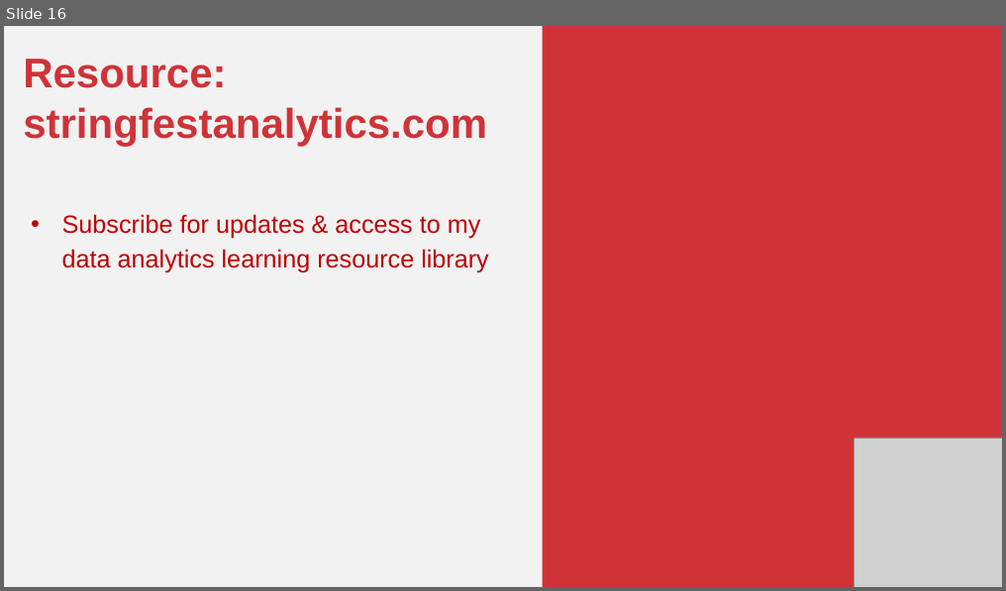
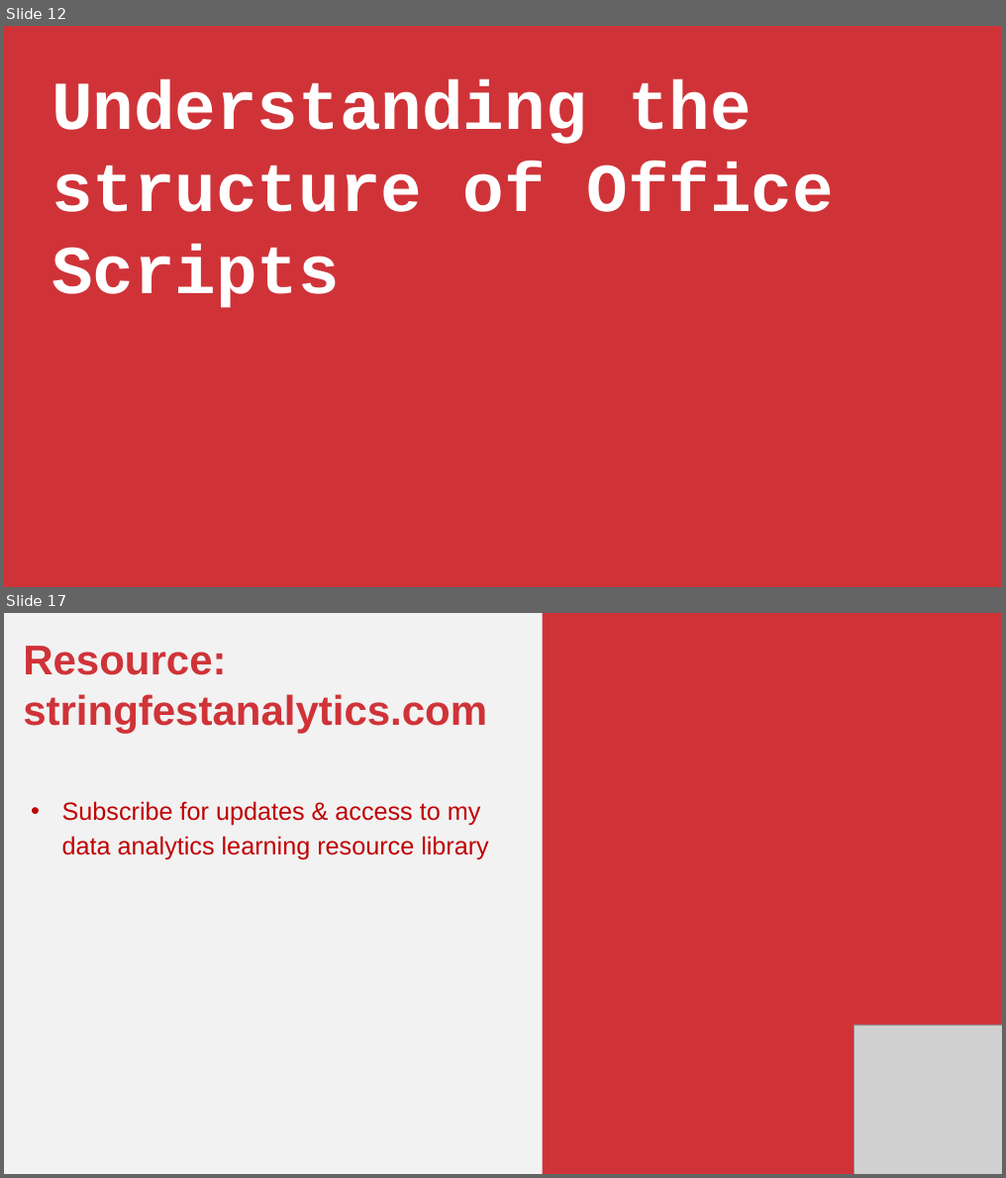
Before and after one commit to stringfestdata/first-steps-office-scripts, a slide deck: first-steps-office-scripts.pptx. Shown one above the other, each under a label of ours: slide 16 before the commit, slides 12 and 17 after it; the slides between them are not shown. The pictures are 1006x591 and 1006x1178 pixels, drawn with LibreOffice and Linux fonts; fonts in the diff are those of the drawing; grey boxes stand for pictures. Boxes give left, top, right and bottom in pixels: in the first picture for what was removed or moved away, otherwise in the second. Text is boxed around its words. In the diff, an @@ line names an element or a change of style, - is before the commit and + after.

```diff
--- a/first-steps-office-scripts.pptx
+++ b/first-steps-office-scripts.pptx
@@ slide 12 added at (x1=4, y1=26, x2=1002, y2=587), background #F2F2F2 @@
@@ rectangle added at (x1=4, y1=26, x2=1002, y2=587), fill #CF3338 @@
@@ text added at (x1=52, y1=79, x2=835, y2=308), 99 pt, text #FFFFFF, bold @@
+Understanding the structure of Office Scripts
@@ what was slide 16 is now slide 17 @@
```
Also in this commit, not shown: 2 slides changed, 10 other slides added, 10 slides removed, 3 other files.
